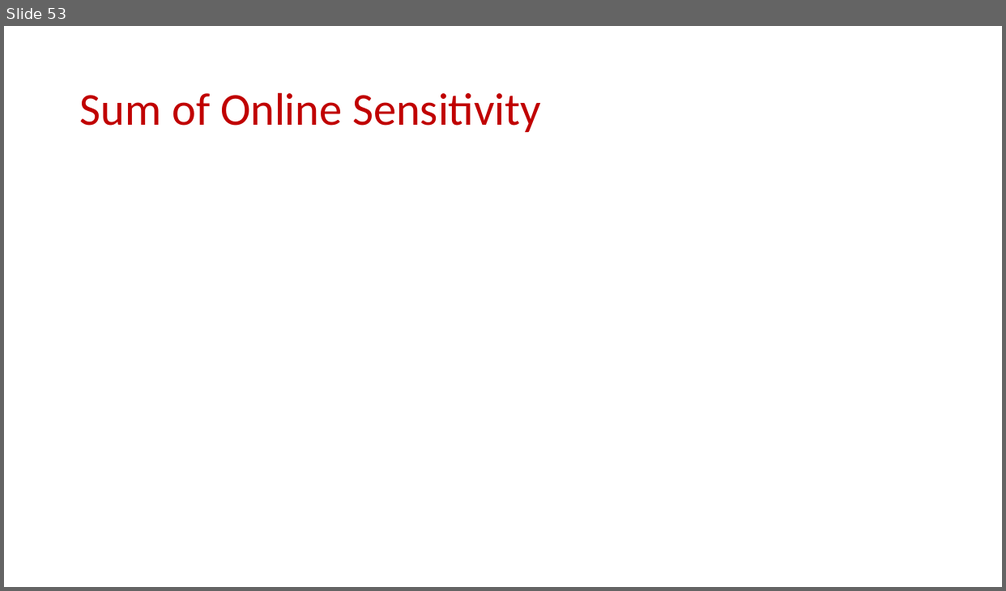
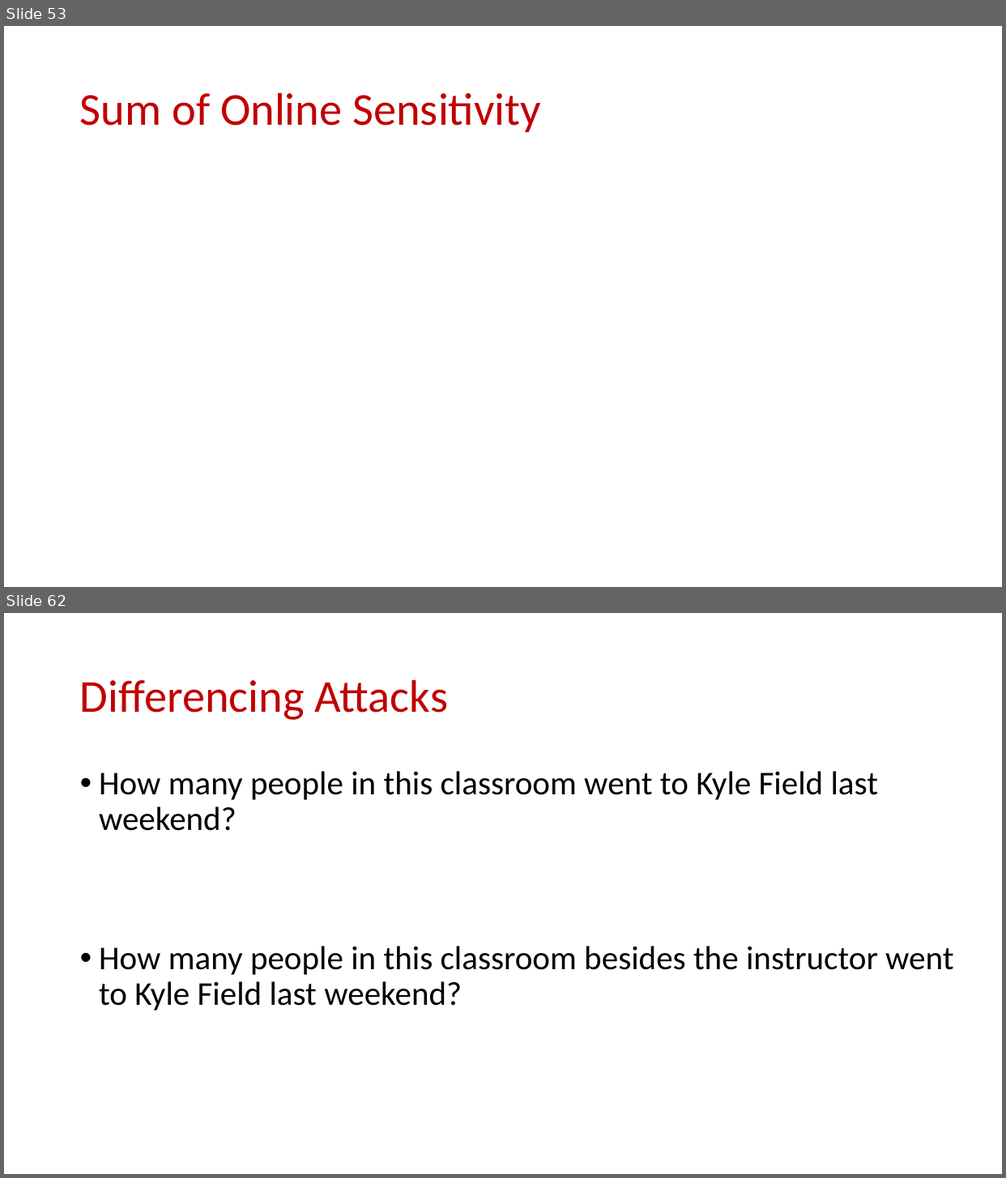
Before and after one commit to samsonzhou/samsonzhou.github.io, a slide deck: CSCE689-23/L22.pptx. Shown one above the other, each under a label of ours: slide 53 before the commit, slides 53 and 62 after it; the slides between them are not shown. The pictures are 1006x591 and 1006x1178 pixels, drawn with LibreOffice and Linux fonts; fonts in the diff are those of the drawing; grey boxes stand for pictures. Boxes give left, top, right and bottom in pixels: in the first picture for what was removed or moved away, otherwise in the second. Text is boxed around its words. In the diff, an @@ line names an element or a change of style, - is before the commit and + after.

```diff
--- a/CSCE689-23/L22.pptx
+++ b/CSCE689-23/L22.pptx
@@ slide 62 added at [4, 613, 1002, 1174], background #FFFFFF @@
@@ title added at [80, 679, 449, 720], 44 pt, text #C00000 @@
+Differencing Attacks
@@ text added at [99, 771, 953, 1011], 32 pt, text #000000 @@
+• How many people in this classroom went to Kyle Field last weekend?
+• How many people in this classroom besides the instructor went to Kyle Field last weekend?
```
Also in this commit, not shown: 20 other slides added.
